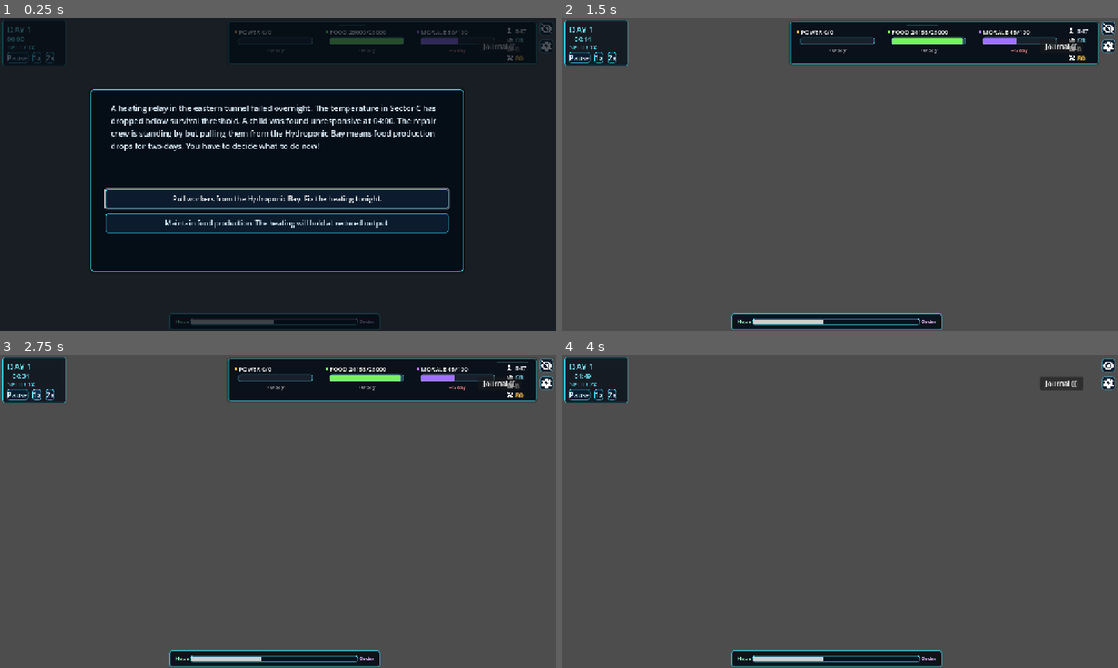
Above: before the commit, frames 1-4 (two rows, left to right).
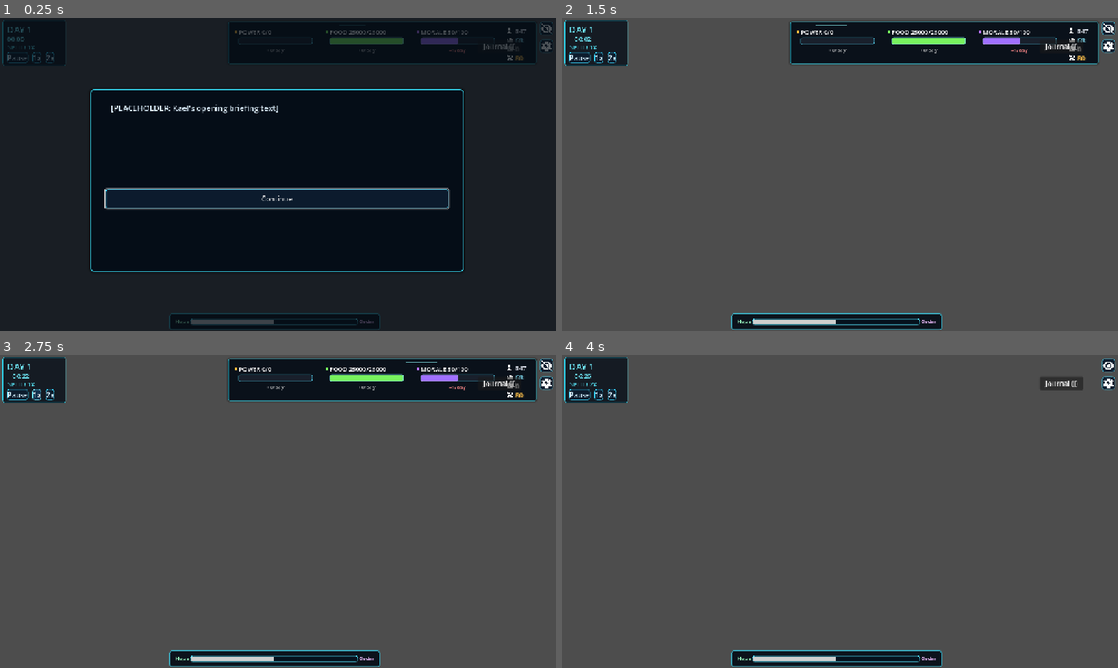
Above: after the commit, the same moments.

Repository: MLinh2407/godot-survival-city-builder-game
Game: Godot game, scene res://scenes/main/Main.tscn
Two runs of this game, one before a commit and one after it. Both use one fixed random seed, a clock stepped at 60 frames per second and the inputs below.
Inputs (mouse positions are in pixels of both pictures, inside the frame that each line leads up to):
- Up to frame 1 (0.25 s): no input
- Up to frame 2 (1.5 s): click "Pull workers from the Hydropo…" (after the commit: "Continue") at 0.5 s; click (840, 199) at 1.25 s, where only the run after the commit has a clickable "Continue"
- Up to frame 3 (2.75 s): click "1x" at 2 s
- Up to frame 4 (4 s): click "2x" at 2.75 s; click (1106, 364) at 3.5 s

The runs differ from the first frame. In frame 1, 3.2% of the frame differs, in the area x 19-81%, y 27-69%; in frame 2, 0.1%; in frame 3, 0.1%; in frame 4, less than 0.1%.

Commit message:
Crisis Event System

Diff:
--- a/GameConstants.gd
+++ b/GameConstants.gd
@@ -14,7 +14,7 @@
 # ══════════════════════════════════════════════════════════════════════════════
 
 const DAY_LENGTH_SECONDS: float        = 90.0   # real seconds per game day at 1× speed
-const DAY_LENGTH_FAST: float           = 45.0   # real seconds per game day at 2× speed
+const DAY_LENGTH_FAST: float           = 10.0   # real seconds per game day at 2× speed
 const TOTAL_DAYS: int                  = 35
 const STORM_START_DAY: int             = 26     # Storm Warning fires — Act III begins
 const STORM_HIT_DAY: int               = 35     # storm lands, game ends
--- a/data/events.json
+++ b/data/events.json
@@ -2,6 +2,36 @@
   "schema_version": "1.0",
   "note": "hope_order_delta: negative = Hope push (slider moves left), positive = Order push (slider moves right). Range 0–100.",
   "events": [
+    {
+      "event_id": "intro_kael",
+      "trigger_day": 1,
+      "trigger_condition": "always",
+      "setup_text": "[PLACEHOLDER: Kael's opening briefing text]",
+      "choices": [
+        {
+          "id": "continue",
+          "text": "Continue",
+          "outcomes": []
+        }
+      ],
+      "hope_order_delta": 0,
+      "hope_order_delta_note": "No mechanical effect, just narrative."
+    },
+    {
+      "event_id": "intro_yuna",
+      "trigger_day": 1,
+      "trigger_condition": "always",
+      "setup_text": "[PLACEHOLDER: Yuna's opening briefing text]",
+      "choices": [
+        {
+          "id": "continue",
+          "text": "Continue",
+          "outcomes": []
+        }
+      ],
+      "hope_order_delta": 0,
+      "hope_order_delta_note": "No mechanical effect, just narrative."
+    },
     {
       "event_id": "cold_night",
       "trigger_day": 3,
--- a/project.godot
+++ b/project.godot
@@ -23,6 +23,7 @@
 AudioManager="*uid://ddhlbd5igyi77"
 TimeManager="*res://scripts/managers/TimeManager.gd"
 JournalManager="*res://scripts/managers/JournalManager.gd"
+CrisisEventSystem="*res://scripts/systems/CrisisEventSystem.gd"
 
 [display]
 
--- a/scenes/main/Main.gd
+++ b/scenes/main/Main.gd
@@ -85,9 +85,6 @@
 	_on_population_changed()
 	_on_hope_order_changed(GameManager.hope_order_slider)
 
-	if dialogue_engine:
-		dialogue_engine.call_deferred("show_event", "cold_night")
-
 	if has_node("BuildingSystem"):
 		var bs = $BuildingSystem
 		if not bs.workers_changed.is_connected(_on_population_changed):
--- a/scripts/systems/BuildingSystem.gd
+++ b/scripts/systems/BuildingSystem.gd
@@ -404,6 +404,14 @@
 	emit_signal("building_state_changed", grid_pos)
 
 	print("BuildingSystem: Changed damaged state to ", is_damaged, " at ", grid_pos)
+
+func set_building_damaged_randomly() -> void:
+	if active_buildings.is_empty(): return
+	var keys = active_buildings.keys()
+	# Fisher-Yates or simple random choice, we can just grab an array since Dictionary keys is an array in GDScript 4
+	var target_pos = keys[randi() % keys.size()]
+	set_building_damaged(target_pos, true)
+
 # ══════════════════════════════════════════════════════════════════════════════
 # OUTPUT QUERY
 # ══════════════════════════════════════════════════════════════════════════════
--- /dev/null
+++ b/scripts/systems/CrisisEventSystem.gd
@@ -0,0 +1,170 @@
+extends Node
+
+# Active modifiers for the current run
+var active_food_delta: float = 0.0
+var active_morale_decay_mult: float = 1.0
+
+# Tracks duration of temporary effects
+var _temporary_effects = []
+
+func _ready() -> void:
+	process_mode = Node.PROCESS_MODE_ALWAYS
+	await get_tree().process_frame
+
+	if TimeManager:
+		TimeManager.day_changed.connect(_on_day_changed)
+
+	var main_node = get_tree().root.get_node_or_null("Main")
+	if main_node:
+		var dialogue_engine = main_node.get_node_or_null("Events/DialogueEngine")
+		if dialogue_engine:
+			dialogue_engine.choice_made.connect(_on_choice_made)
+
+	if TimeManager and TimeManager.current_day == 1:
+		_on_day_changed(1)
+
+func _on_day_changed(new_day: int) -> void:
+	_process_temporary_effects()
+
+	# Fetch building system early in case we need it
+	var building_system = null
+	var main_node = get_tree().root.get_node_or_null("Main")
+	if main_node:
+		building_system = main_node.get_node_or_null("BuildingSystem")
+
+	# Apply active food modifiers
+	if active_food_delta != 0.0 and ResourceManager:
+		# Modifying the current food directly. Alternatively, if we wanted it to show as a rate, we would need to hook into ResourceManager's daily tick.
+		# Since ResourceManager calculates food production itself, we can apply an absolute penalty here every day.
+		ResourceManager.food = maxf(0.0, ResourceManager.food + active_food_delta)
+		ResourceManager.resources_changed.emit(ResourceManager.net_power, ResourceManager.food, ResourceManager.morale, ResourceManager.materials)
+
+	# Check for "Unrest Riot" on Day 10 (Lockdown End)
+	if new_day == 10 and GameManager.call("get", "deserters_lockdown_taken") == true:
+		if ResourceManager.morale < 30.0:
+			_trigger_unrest_riot(building_system)
+
+	# Regular event checking
+	if main_node and main_node.has_node("Events/DialogueEngine"):
+		var de = main_node.get_node("Events/DialogueEngine")
+
+		# Day 1 Intros
+		if new_day == 1:
+			de.show_event("intro_kael")
+			# Queue intro_yuna next - handled by a slight delay or chaining. For now, we will connect a one-shot to the dismiss signal.
+			de.card_dismissed.connect(_trigger_intro_yuna.bind(de), CONNECT_ONE_SHOT)
+			return
+
+		# Day 3
+		if new_day == 3:
+			de.show_event("cold_night")
+
+		# Day 8
+		if new_day == 8:
+			if ResourceManager.morale < 50.0:
+				de.show_event("the_deserters")
+
+func _trigger_intro_yuna(de: Node) -> void:
+	de.show_event("intro_yuna")
+
+func _trigger_unrest_riot(building_system: Node) -> void:
+	if JournalManager:
+		var title = "Day 10 — Unrest in the West Corridor"
+		var body = "The lockdown ended at 0600 and by 0800 there was a disturbance in the west corridor. Nobody was killed. Two security personnel injured. One building took damage — equipment pulled from its housing, fixtures broken. The people who did it are back in their section now.\n\nI could write this up in a way that makes it sound more contained than it was. What it was: people who were told they couldn't leave, in a place where the conditions that made them want to leave haven't changed, expressing that in the only way left available to them. The lockdown held the numbers. It did not hold the tension. The tension found its exit anyway.\n\nThe damaged building needs Materials to repair. Morale dropped further. I kept everyone here. I'm not sure everyone being here is the same as everyone being fine."
+		JournalManager.unlock_entry("unrest_riot_day_10", title, body)
+	ResourceManager.morale = maxf(0.0, ResourceManager.morale - 5.0)
+	ResourceManager.resources_changed.emit(ResourceManager.net_power, ResourceManager.food, ResourceManager.morale, ResourceManager.materials)
+
+	if building_system and building_system.has_method("set_building_damaged_randomly"):
+		building_system.set_building_damaged_randomly()
+
+func _on_choice_made(event_id: String, choice_id: String, choice_data: Dictionary) -> void:
+	var outcomes = choice_data.get("outcomes", [])
+	for outcome in outcomes:
+		var type = outcome.get("type", "")
+		if type == "narrative":
+			_handle_narrative_outcome(outcome)
+		elif type == "resource":
+			_handle_resource_outcome(event_id, choice_id, outcome)
+
+func _handle_narrative_outcome(outcome: Dictionary) -> void:
+	if outcome.has("journal_entry") and typeof(outcome["journal_entry"]) == TYPE_STRING:
+		var title = "Journal Entry"
+		if "name was Amos" in outcome["journal_entry"] or "name is Lira" in outcome["journal_entry"]:
+			title = "Day " + str(TimeManager.current_day) + " — The Cold Night"
+		elif "Forty-three people" in outcome["journal_entry"] or "The gate stays closed" in outcome["journal_entry"]:
+			title = "Day " + str(TimeManager.current_day) + " — The Deserters"
+
+		if JournalManager:
+			var id_slug = title.to_lower().replace(" ", "_").replace("—", "").replace("-", "_") + str(TimeManager.current_day)
+			JournalManager.unlock_entry(id_slug, title, outcome["journal_entry"])
+
+func _handle_resource_outcome(event_id: String, choice_id: String, outcome: Dictionary) -> void:
+	# Check specific flags
+	if event_id == "the_deserters" and choice_id == "option_b":
+		GameManager.set("deserters_lockdown_taken", true)
+
+	# Food Modifiers
+	if outcome.has("food_rate_delta_per_day"):
+		var delta = float(outcome.get("food_rate_delta_per_day", 0.0))
+		var duration = int(outcome.get("food_rate_duration_days", 0))
+		if duration > 0:
+			_add_temporary_effect("food", delta, duration)
+
+	# Population logic
+	if outcome.has("population_delta"):
+		var p_delta = int(outcome["population_delta"])
+		if p_delta < 0 and PopulationManager:
+			PopulationManager.call("_remove_colonists", GameManager.population_state, abs(p_delta), "Event Outcome")
+
+	# Available workers logic
+	if outcome.has("available_workers_delta"):
+		var w_delta = int(outcome["available_workers_delta"])
+		if w_delta < 0:
+			GameManager.population_state.available_workers = maxi(0, GameManager.population_state.available_workers - abs(w_delta))
+			GameManager.available_workers = GameManager.population_state.available_workers
+			if PopulationManager:
+				PopulationManager.population_changed.emit()
+
+	# Morale Modifiers
+	if outcome.has("morale_delta"):
+		var m_delta = float(outcome["morale_delta"])
+		if ResourceManager:
+			ResourceManager.morale = clampf(ResourceManager.morale + m_delta, 0.0, 100.0)
+
+	if outcome.has("morale_decay_multiplier"):
+		var mult = float(outcome.get("morale_decay_multiplier", 1.0))
+		var duration = int(outcome.get("morale_decay_duration_days", 0))
+		if duration > 0:
+			_add_temporary_effect("morale_decay", mult, duration)
+
+func _add_temporary_effect(target: String, value: float, duration_days: int) -> void:
+	_temporary_effects.append({
+		"target": target,
+		"value": value,
+		"days_remaining": duration_days
+	})
+	_recalc_active_modifiers()
+
+func _process_temporary_effects() -> void:
+	var to_remove = []
+	for effect in _temporary_effects:
+		effect["days_remaining"] -= 1
+		if effect["days_remaining"] <= 0:
+			to_remove.append(effect)
+
+	for r in to_remove:
+		_temporary_effects.erase(r)
+
+	_recalc_active_modifiers()
+
+func _recalc_active_modifiers() -> void:
+	active_food_delta = 0.0
+	active_morale_decay_mult = 1.0
+
+	for effect in _temporary_effects:
+		if effect["target"] == "food":
+			active_food_delta += effect["value"]
+		elif effect["target"] == "morale_decay":
+			# Just taking max multiplier for now if multiple exist
+			active_morale_decay_mult = maxf(active_morale_decay_mult, effect["value"])
--- a/scripts/systems/DialogueEngine.gd
+++ b/scripts/systems/DialogueEngine.gd
@@ -1,7 +1,7 @@
 class_name DialogueEngine
 extends Node
-
 signal card_dismissed
+signal choice_made(event_id: String, choice_id: String, choice_data: Dictionary)
 
 @export var dialogue_root_path: NodePath = NodePath("../../UILayer/DialogueBox")
 @export var backdrop_path: NodePath = NodePath("../../UILayer/DialogueBox/DialogueBackdrop")
@@ -113,6 +113,7 @@
 	var delta = _extract_hope_order_delta(choice_data)
 	GameManager.apply_hope_order_delta(delta)
 	print("%s/%s" % [event_id, choice_id])
+	choice_made.emit(event_id, choice_id, choice_data)
 	_dismiss_card()
 
 func _extract_hope_order_delta(choice_data: Dictionary) -> float:
Not shown, added: scripts/systems/CrisisEventSystem.gd.uid
